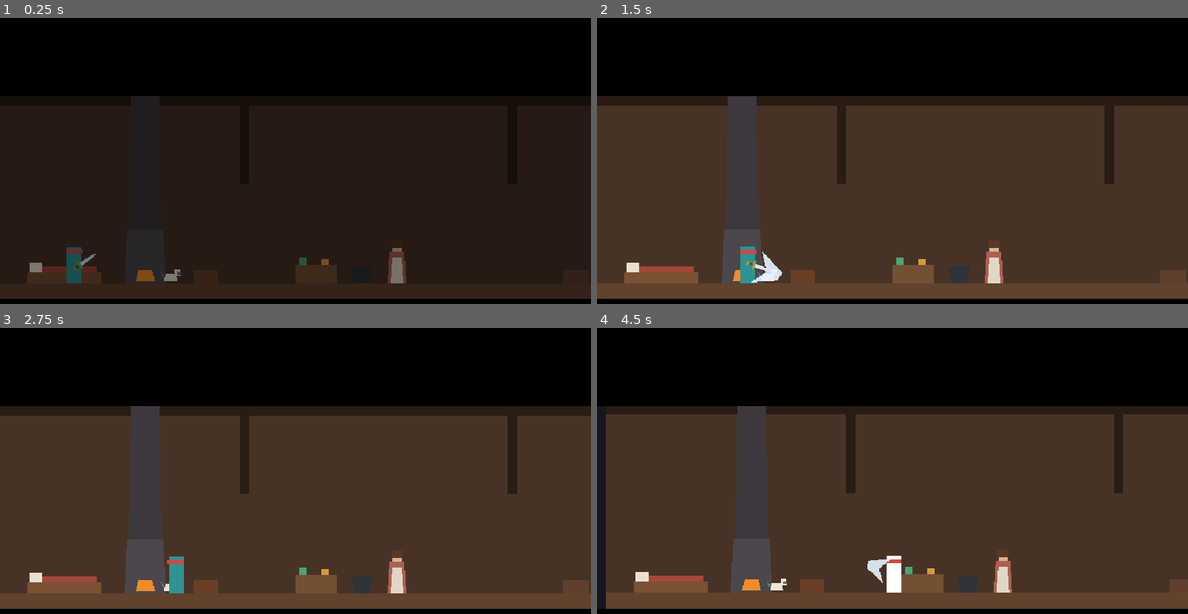
Above: before the commit, frames 1-4 (two rows, left to right).
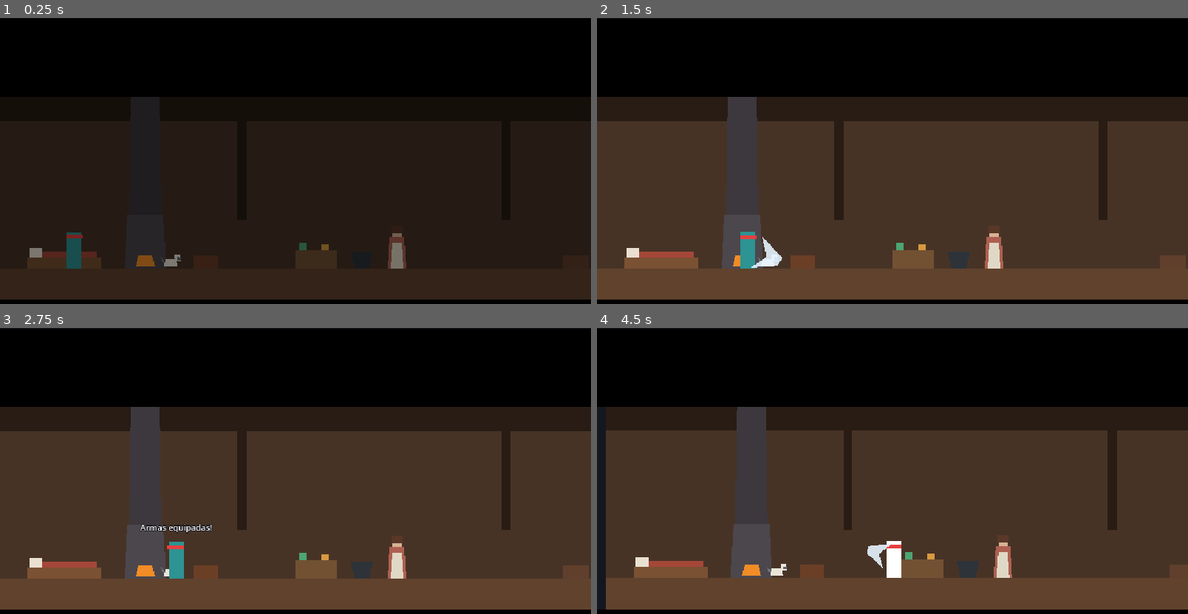
Above: after the commit, the same moments.

Repository: Theadrill/Godot-Roguelike-Prototype
Game: Godot game, scene res://src/world/hub/family_house.tscn
The game is run twice, just before and just after one commit, with the same random seed, the same clock (stepped at 60 frames per second) and the same inputs.
Inputs (mouse positions are in pixels of both pictures, inside the frame that each line leads up to):
- Up to frame 1 (0.25 s): no input
- Up to frame 2 (1.5 s): tap Enter (ui_accept) at 0.5 s; move the mouse to (1022, 166) at 0.52 s; hold D (move_right) from 0.53 s (still down); tap E at 0.6 s; click (1022, 166) at 0.67 s; tap Space (jump) at 0.77 s; move the mouse to (774, 201) at 1.27 s; click (774, 201) at 1.35 s
- Up to frame 3 (2.75 s): tap Space (jump) at 1.52 s; tap E at 1.55, 2.3 s; move the mouse to (354, 419) at 2.02 s; release D (move_right) at 2.03 s; hold A (move_left) from 2.03 s (still down); hold Right mouse button (defend) from 2.03 s (still down); click (354, 419) at 2.17 s
- Up to frame 4 (4.5 s): move the mouse to (862, 559) at 2.77 s; release A (move_left) at 2.78 s; release Right mouse button (defend) at 2.78 s; hold D (move_right) 2.78-4.28 s; tap Q (heal) at 2.85 s; click (862, 559) at 2.92 s; tap Space (jump) at 3.02, 3.77 s; tap E at 3.05, 3.8 s; move the mouse to (1069, 542) at 3.52 s; tap Keypad 2 (look_down) at 3.6 s; click (1069, 542) at 3.67 s; move the mouse to (715, 445) at 4.27 s; hold A (move_left) from 4.28 s (still down); tap Keypad 4 (look_left) at 4.35 s; click (715, 445) at 4.42 s

The runs differ from the first frame. In frame 1, 2.3% of the frame differs, in the area x 0-100%, y 27-99%; in frame 2, 14%; in frame 3, 14%; in frame 4, 14%, in the area x 0-100%, y 0-99%.

Commit message:
feat(hub): inicia desarmado na cabana e equipa armas ao interagir com o bau

Diff:
--- a/src/entities/player/player.gd
+++ b/src/entities/player/player.gd
@@ -107,6 +107,7 @@
 var _shield_instance: Node2D = null
 var is_shield_raised: bool = false
 var is_dead: bool = false
+var are_weapons_hidden: bool = false
 var _spawn_position: Vector2 = Vector2.ZERO
 
 func _ready() -> void:
@@ -181,6 +182,34 @@
 	_update_secondary_weapon_visual()
 	_update_shield_visual()
 
+## Oculta os visuais de armamento (personagem desarmado no refúgio)
+func hide_equipment_visuals() -> void:
+	are_weapons_hidden = true
+	if _main_weapon_instance and is_instance_valid(_main_weapon_instance):
+		_main_weapon_instance.visible = false
+	if _secondary_weapon_instance and is_instance_valid(_secondary_weapon_instance):
+		_secondary_weapon_instance.visible = false
+	if _shield_instance and is_instance_valid(_shield_instance):
+		_shield_instance.visible = false
+
+## Restaura e exibe os visuais de armamento ao se preparar no baú
+func show_equipment_visuals() -> void:
+	are_weapons_hidden = false
+	if _main_weapon_instance and is_instance_valid(_main_weapon_instance):
+		_main_weapon_instance.visible = true
+	else:
+		_update_main_weapon_visual()
+
+	if _secondary_weapon_instance and is_instance_valid(_secondary_weapon_instance):
+		_secondary_weapon_instance.visible = true
+	else:
+		_update_secondary_weapon_visual()
+
+	if _shield_instance and is_instance_valid(_shield_instance):
+		_shield_instance.visible = true
+	else:
+		_update_shield_visual()
+
 func _update_main_weapon_visual() -> void:
 	if _main_weapon_instance and is_instance_valid(_main_weapon_instance):
 		_main_weapon_instance.queue_free()
@@ -193,6 +222,7 @@
 			_main_weapon_instance.position = weapon.visual_offset
 			_main_weapon_instance.rotation_degrees = weapon.visual_rotation_degrees
 			_main_weapon_instance.z_index = 0
+			_main_weapon_instance.visible = not are_weapons_hidden
 
 func _update_secondary_weapon_visual() -> void:
 	if _secondary_weapon_instance and is_instance_valid(_secondary_weapon_instance):
@@ -206,6 +236,7 @@
 			_secondary_weapon_instance.position = secondary_weapon.back_offset
 			_secondary_weapon_instance.rotation_degrees = secondary_weapon.back_rotation_degrees
 			_secondary_weapon_instance.z_index = 0
+			_secondary_weapon_instance.visible = not are_weapons_hidden
 
 func _update_shield_visual() -> void:
 	if _shield_instance and is_instance_valid(_shield_instance):
@@ -220,6 +251,7 @@
 			_shield_instance.position = shield.visual_offset
 			_shield_instance.rotation_degrees = shield.visual_rotation_degrees
 			_shield_instance.z_index = 0
+			_shield_instance.visible = not are_weapons_hidden
 
 func set_slash_visual(is_active: bool, combo_step: int = 0, is_upward: bool = false, is_downward: bool = false) -> void:
 	if slash_effect:
--- a/src/world/hub/family_house.gd
+++ b/src/world/hub/family_house.gd
@@ -10,8 +10,12 @@
 @onready var pet_spots: Node2D = $PetSpots
 @onready var exit_portal_area: Area2D = $ExitPortalArea
 @onready var fade_rect: ColorRect = $FadeCanvas/FadeRect
+@onready var chest_area: Area2D = get_node_or_null("ChestArea") as Area2D
+@onready var rack_area: Area2D = get_node_or_null("RackArea") as Area2D
 
 var _is_transitioning: bool = false
+var _is_weapons_equipped: bool = false
+var _player_near_chest: bool = false
 
 func _ready() -> void:
 	# Fade-in suave do despertar
@@ -30,6 +34,8 @@
 		var hud: CanvasLayer = player.get_node_or_null("HUD") as CanvasLayer
 		if hud:
 			hud.visible = false
+		# Personagem acorda sem armas no refúgio familiar
+		player.hide_equipment_visuals()
 
 	# Configura câmera para os limites exatos da cabana (0 a 1100 px horizontais, 0 a 360 verticais)
 	if player:
@@ -42,6 +48,48 @@
 
 	if exit_portal_area:
 		exit_portal_area.body_entered.connect(_on_exit_portal_entered)
+
+	# Conecta interação nos baús e suportes de armas (clique ou botão de ação)
+	_setup_chest_interactions()
+
+func _setup_chest_interactions() -> void:
+	if chest_area:
+		chest_area.input_event.connect(_on_chest_input_event)
+		chest_area.body_entered.connect(_on_chest_body_entered)
+		chest_area.body_exited.connect(_on_chest_body_exited)
+	if rack_area:
+		rack_area.input_event.connect(_on_chest_input_event)
+		rack_area.body_entered.connect(_on_chest_body_entered)
+		rack_area.body_exited.connect(_on_chest_body_exited)
+
+func _on_chest_input_event(_viewport: Node, event: InputEvent, _shape_idx: int) -> void:
+	if event is InputEventMouseButton and event.pressed and event.button_index == MOUSE_BUTTON_LEFT:
+		_toggle_weapons()
+
+func _on_chest_body_entered(body: Node2D) -> void:
+	if body == player or (body and body.is_in_group("player")):
+		_player_near_chest = true
+
+func _on_chest_body_exited(body: Node2D) -> void:
+	if body == player or (body and body.is_in_group("player")):
+		_player_near_chest = false
+
+func _unhandled_input(event: InputEvent) -> void:
+	if _player_near_chest:
+		if event.is_action_pressed("interact") or (event is InputEventKey and event.pressed and event.keycode == KEY_E) or (event is InputEventJoypadButton and event.pressed and event.button_index == JOY_BUTTON_X):
+			get_viewport().set_input_as_handled()
+			_toggle_weapons()
+
+func _toggle_weapons() -> void:
+	if not player:
+		return
+	_is_weapons_equipped = not _is_weapons_equipped
+	if _is_weapons_equipped:
+		player.show_equipment_visuals()
+		player.show_bark("Armas equipadas!")
+	else:
+		player.hide_equipment_visuals()
+		player.show_bark("Armas guardadas.")
 
 ## Sorteia dois lugares aconchegantes distintos a cada despertar para a Dachshund e a Gatinha
 func _randomize_pet_positions() -> void:
--- a/src/world/hub/family_house.tscn
+++ b/src/world/hub/family_house.tscn
@@ -22,274 +22,299 @@
 [sub_resource type="RectangleShape2D" id="RectangleShape2D_exit"]
 size = Vector2(40, 80)
 
-[node name="FamilyHouse" type="Node2D"]
+[sub_resource type="RectangleShape2D" id="RectangleShape2D_chest"]
+size = Vector2(40, 32)
+
+[sub_resource type="RectangleShape2D" id="RectangleShape2D_rack"]
+size = Vector2(48, 48)
+
+[node name="FamilyHouse" type="Node2D" unique_id=1798535553]
+position = Vector2(0, -16)
 script = ExtResource("1_house")
 
-[node name="Environment" type="StaticBody2D" parent="."]
+[node name="Environment" type="StaticBody2D" parent="." unique_id=542139499]
 collision_mask = 0
 
-[node name="Ground_Col" type="CollisionShape2D" parent="Environment"]
+[node name="Ground_Col" type="CollisionShape2D" parent="Environment" unique_id=555697539]
 position = Vector2(550, 324)
 shape = SubResource("RectangleShape2D_ground")
 
-[node name="Ceiling_Col" type="CollisionShape2D" parent="Environment"]
+[node name="Ceiling_Col" type="CollisionShape2D" parent="Environment" unique_id=774861380]
 position = Vector2(430, 60)
 shape = SubResource("RectangleShape2D_ceiling")
 
-[node name="WallLeft_Col" type="CollisionShape2D" parent="Environment"]
+[node name="WallLeft_Col" type="CollisionShape2D" parent="Environment" unique_id=1157170510]
 position = Vector2(-15, 180)
 shape = SubResource("RectangleShape2D_wall_left")
 
-[node name="WallRight_Col" type="CollisionShape2D" parent="Environment"]
+[node name="WallRight_Col" type="CollisionShape2D" parent="Environment" unique_id=1281402109]
 position = Vector2(1115, 180)
 shape = SubResource("RectangleShape2D_wall_right")
 
-[node name="WallHouseEnd_Col" type="CollisionShape2D" parent="Environment"]
+[node name="WallHouseEnd_Col" type="CollisionShape2D" parent="Environment" unique_id=1225849930]
 position = Vector2(860, 140)
 shape = SubResource("RectangleShape2D_wall_house_end")
 
-[node name="Background_House" type="Polygon2D" parent="."]
-color = Color(0.28, 0.20, 0.15, 1)
+[node name="Background_House" type="Polygon2D" parent="." unique_id=1721112863]
+color = Color(0.28, 0.2, 0.15, 1)
 polygon = PackedVector2Array(0, 85, 850, 85, 850, 288, 0, 288)
 
-[node name="Background_Yard" type="Polygon2D" parent="."]
-color = Color(0.07, 0.10, 0.11, 1)
+[node name="Background_Yard" type="Polygon2D" parent="." unique_id=42726251]
+color = Color(0.07, 0.1, 0.11, 1)
 polygon = PackedVector2Array(850, 80, 1100, 80, 1100, 288, 850, 288)
 
-[node name="Beams_Visual" type="Polygon2D" parent="."]
+[node name="Beams_Visual" type="Polygon2D" parent="." unique_id=2117529579]
+position = Vector2(0, 7)
+scale = Vector2(0.9878008, 1.2685574)
 color = Color(0.16, 0.11, 0.08, 1)
 polygon = PackedVector2Array(0, 60, 860, 60, 860, 95, 850, 180, 840, 180, 840, 95, 560, 95, 560, 180, 550, 180, 550, 95, 270, 95, 270, 180, 260, 180, 260, 95, 0, 95)
 
-[node name="Floor_Visual_House" type="Polygon2D" parent="."]
+[node name="Floor_Visual_House" type="Polygon2D" parent="." unique_id=1509788789]
 color = Color(0.38, 0.26, 0.18, 1)
 polygon = PackedVector2Array(0, 288, 850, 288, 850, 360, 0, 360)
 
-[node name="Floor_Visual_Yard" type="Polygon2D" parent="."]
-color = Color(0.18, 0.20, 0.18, 1)
+[node name="Floor_Visual_Yard" type="Polygon2D" parent="." unique_id=1731514101]
+color = Color(0.18, 0.2, 0.18, 1)
 polygon = PackedVector2Array(850, 288, 1100, 288, 1100, 360, 850, 360)
 
-[node name="Props" type="Node2D" parent="."]
-
-[node name="Bed_Wood" type="Polygon2D" parent="Props"]
-color = Color(0.48, 0.32, 0.20, 1)
+[node name="Props" type="Node2D" parent="." unique_id=1091402892]
+
+[node name="Bed_Wood" type="Polygon2D" parent="Props" unique_id=145196593]
+color = Color(0.48, 0.32, 0.2, 1)
 polygon = PackedVector2Array(30, 276, 110, 276, 110, 288, 30, 288)
 
-[node name="Bed_Blanket" type="Polygon2D" parent="Props"]
+[node name="Bed_Blanket" type="Polygon2D" parent="Props" unique_id=551411287]
 color = Color(0.65, 0.28, 0.22, 1)
 polygon = PackedVector2Array(40, 270, 105, 270, 105, 276, 40, 276)
 
-[node name="Bed_Pillow" type="Polygon2D" parent="Props"]
+[node name="Bed_Pillow" type="Polygon2D" parent="Props" unique_id=1959038899]
 color = Color(0.92, 0.88, 0.82, 1)
 polygon = PackedVector2Array(32, 266, 46, 266, 46, 276, 32, 276)
 
-[node name="Hearth_Chimney" type="Polygon2D" parent="Props"]
+[node name="Hearth_Chimney" type="Polygon2D" parent="Props" unique_id=1114540675]
 color = Color(0.24, 0.22, 0.24, 1)
 polygon = PackedVector2Array(142, 85, 173, 85, 175, 240, 140, 240)
 
-[node name="Hearth_Stone" type="Polygon2D" parent="Props"]
-color = Color(0.30, 0.28, 0.30, 1)
+[node name="Hearth_Stone" type="Polygon2D" parent="Props" unique_id=1153748271]
+color = Color(0.3, 0.28, 0.3, 1)
 polygon = PackedVector2Array(138, 230, 177, 230, 180, 288, 135, 288)
 
-[node name="Hearth_Fire" type="Polygon2D" parent="Props"]
+[node name="Hearth_Fire" type="Polygon2D" parent="Props" unique_id=147652422]
 color = Color(0.95, 0.55, 0.15, 1)
 polygon = PackedVector2Array(150, 274, 165, 274, 168, 286, 147, 286)
 
-[node name="Chest_Skins" type="Polygon2D" parent="Props"]
+[node name="Chest_Skins" type="Polygon2D" parent="Props" unique_id=526108299]
 color = Color(0.42, 0.25, 0.15, 1)
 polygon = PackedVector2Array(210, 274, 236, 274, 236, 288, 210, 288)
 
-[node name="Chest_IronBands" type="Polygon2D" parent="Props"]
-color = Color(0.20, 0.22, 0.25, 1)
+[node name="Chest_IronBands" type="Polygon2D" parent="Props" unique_id=1028341861]
+color = Color(0.2, 0.22, 0.25, 1)
 polygon = PackedVector2Array(214, 274, 216, 274, 216, 288, 214, 288, 230, 274, 232, 274, 232, 288, 230, 288)
 
-[node name="Herbs_Table" type="Polygon2D" parent="Props"]
-color = Color(0.45, 0.32, 0.20, 1)
+[node name="Herbs_Table" type="Polygon2D" parent="Props" unique_id=1334859480]
+color = Color(0.45, 0.32, 0.2, 1)
 polygon = PackedVector2Array(320, 268, 365, 268, 365, 288, 320, 288)
 
-[node name="Herbs_Jars" type="Polygon2D" parent="Props"]
-color = Color(0.30, 0.65, 0.45, 1)
+[node name="Herbs_Jars" type="Polygon2D" parent="Props" unique_id=267980754]
+color = Color(0.3, 0.65, 0.45, 1)
 polygon = PackedVector2Array(324, 260, 332, 260, 332, 268, 324, 268)
 
-[node name="Herbs_Jars2" type="Polygon2D" parent="Props"]
-color = Color(0.85, 0.60, 0.25, 1)
+[node name="Herbs_Jars2" type="Polygon2D" parent="Props" unique_id=1733555587]
+color = Color(0.85, 0.6, 0.25, 1)
 polygon = PackedVector2Array(348, 262, 356, 262, 356, 268, 348, 268)
 
-[node name="Mother_Cauldron" type="Polygon2D" parent="Props"]
-color = Color(0.18, 0.20, 0.22, 1)
+[node name="Mother_Cauldron" type="Polygon2D" parent="Props" unique_id=1231470747]
+color = Color(0.18, 0.2, 0.22, 1)
 polygon = PackedVector2Array(380, 270, 404, 270, 400, 288, 384, 288)
 
-[node name="Mother_Placeholder" type="Node2D" parent="Props"]
+[node name="Mother_Placeholder" type="Node2D" parent="Props" unique_id=1771846736]
 position = Vector2(430, 288)
 
-[node name="Body" type="Polygon2D" parent="Props/Mother_Placeholder"]
+[node name="Body" type="Polygon2D" parent="Props/Mother_Placeholder" unique_id=2081364084]
 color = Color(0.68, 0.38, 0.32, 1)
 polygon = PackedVector2Array(-8, -34, 8, -34, 10, 0, -10, 0)
 
-[node name="Apron" type="Polygon2D" parent="Props/Mother_Placeholder"]
+[node name="Apron" type="Polygon2D" parent="Props/Mother_Placeholder" unique_id=1703183051]
 color = Color(0.88, 0.85, 0.78, 1)
 polygon = PackedVector2Array(-5, -28, 5, -28, 7, 0, -7, 0)
 
-[node name="Head" type="Polygon2D" parent="Props/Mother_Placeholder"]
-color = Color(0.85, 0.70, 0.58, 1)
+[node name="Head" type="Polygon2D" parent="Props/Mother_Placeholder" unique_id=1470560025]
+color = Color(0.85, 0.7, 0.58, 1)
 polygon = PackedVector2Array(-5, -44, 5, -44, 5, -34, -5, -34)
 
-[node name="Hair" type="Polygon2D" parent="Props/Mother_Placeholder"]
+[node name="Hair" type="Polygon2D" parent="Props/Mother_Placeholder" unique_id=279838422]
 color = Color(0.35, 0.22, 0.16, 1)
 polygon = PackedVector2Array(-6, -46, 6, -46, 6, -38, -6, -38)
 
-[node name="Woodpile" type="Polygon2D" parent="Props"]
+[node name="Woodpile" type="Polygon2D" parent="Props" unique_id=68860340]
 color = Color(0.38, 0.25, 0.18, 1)
 polygon = PackedVector2Array(610, 274, 638, 274, 638, 288, 610, 288)
 
-[node name="Anvil_Base" type="Polygon2D" parent="Props"]
+[node name="Anvil_Base" type="Polygon2D" parent="Props" unique_id=1470754799]
 color = Color(0.35, 0.25, 0.18, 1)
 polygon = PackedVector2Array(692, 272, 712, 272, 715, 288, 689, 288)
 
-[node name="Anvil_Iron" type="Polygon2D" parent="Props"]
+[node name="Anvil_Iron" type="Polygon2D" parent="Props" unique_id=1741357629]
 color = Color(0.25, 0.28, 0.32, 1)
 polygon = PackedVector2Array(686, 262, 720, 262, 712, 272, 690, 272)
 
-[node name="Brother_Placeholder" type="Node2D" parent="Props"]
+[node name="Brother_Placeholder" type="Node2D" parent="Props" unique_id=889332580]
 position = Vector2(745, 288)
 
-[node name="Body" type="Polygon2D" parent="Props/Brother_Placeholder"]
+[node name="Body" type="Polygon2D" parent="Props/Brother_Placeholder" unique_id=1423323571]
 color = Color(0.32, 0.42, 0.52, 1)
 polygon = PackedVector2Array(-8, -34, 8, -34, 9, 0, -9, 0)
 
-[node name="Apron" type="Polygon2D" parent="Props/Brother_Placeholder"]
-color = Color(0.42, 0.30, 0.20, 1)
+[node name="Apron" type="Polygon2D" parent="Props/Brother_Placeholder" unique_id=1364507712]
+color = Color(0.42, 0.3, 0.2, 1)
 polygon = PackedVector2Array(-6, -26, 6, -26, 7, 0, -7, 0)
 
-[node name="Head" type="Polygon2D" parent="Props/Brother_Placeholder"]
-color = Color(0.85, 0.70, 0.58, 1)
+[node name="Head" type="Polygon2D" parent="Props/Brother_Placeholder" unique_id=22532264]
+color = Color(0.85, 0.7, 0.58, 1)
 polygon = PackedVector2Array(-5, -44, 5, -44, 5, -34, -5, -34)
 
-[node name="Hair" type="Polygon2D" parent="Props/Brother_Placeholder"]
-color = Color(0.50, 0.32, 0.20, 1)
+[node name="Hair" type="Polygon2D" parent="Props/Brother_Placeholder" unique_id=278006561]
+color = Color(0.5, 0.32, 0.2, 1)
 polygon = PackedVector2Array(-6, -46, 6, -46, 6, -38, -6, -38)
 
-[node name="Weapon_Rack" type="Polygon2D" parent="Props"]
-color = Color(0.40, 0.28, 0.18, 1)
+[node name="Weapon_Rack" type="Polygon2D" parent="Props" unique_id=473835769]
+color = Color(0.4, 0.28, 0.18, 1)
 polygon = PackedVector2Array(790, 252, 824, 252, 824, 288, 790, 288)
 
-[node name="Rack_Sword_Silhouette" type="Polygon2D" parent="Props"]
-color = Color(0.65, 0.70, 0.75, 1)
+[node name="Rack_Sword_Silhouette" type="Polygon2D" parent="Props" unique_id=1803944265]
+color = Color(0.65, 0.7, 0.75, 1)
 polygon = PackedVector2Array(798, 256, 801, 256, 801, 284, 798, 284)
 
-[node name="Rack_Shield_Silhouette" type="Polygon2D" parent="Props"]
+[node name="Rack_Shield_Silhouette" type="Polygon2D" parent="Props" unique_id=1030777737]
 color = Color(0.55, 0.48, 0.35, 1)
 polygon = PackedVector2Array(808, 260, 818, 260, 818, 274, 808, 274)
 
-[node name="Death_Arch_LeftPillar" type="Polygon2D" parent="Props"]
+[node name="Death_Arch_LeftPillar" type="Polygon2D" parent="Props" unique_id=1273472510]
 color = Color(0.24, 0.26, 0.25, 1)
 polygon = PackedVector2Array(970, 180, 990, 180, 990, 288, 970, 288)
 
-[node name="Death_Arch_RightPillar" type="Polygon2D" parent="Props"]
+[node name="Death_Arch_RightPillar" type="Polygon2D" parent="Props" unique_id=557369057]
 color = Color(0.24, 0.26, 0.25, 1)
 polygon = PackedVector2Array(1050, 180, 1070, 180, 1070, 288, 1050, 288)
 
-[node name="Death_Arch_Top" type="Polygon2D" parent="Props"]
-color = Color(0.20, 0.22, 0.21, 1)
+[node name="Death_Arch_Top" type="Polygon2D" parent="Props" unique_id=138177590]
+color = Color(0.2, 0.22, 0.21, 1)
 polygon = PackedVector2Array(960, 160, 1080, 160, 1070, 180, 970, 180)
 
-[node name="Death_Mist_Glow" type="Polygon2D" parent="Props"]
+[node name="Death_Mist_Glow" type="Polygon2D" parent="Props" unique_id=504445813]
 color = Color(0.18, 0.32, 0.26, 0.55)
 polygon = PackedVector2Array(985, 180, 1055, 180, 1065, 288, 975, 288)
 
-[node name="Death_Specter_Placeholder" type="Node2D" parent="Props"]
+[node name="Death_Specter_Placeholder" type="Node2D" parent="Props" unique_id=619751921]
 position = Vector2(1020, 235)
 
-[node name="Shroud" type="Polygon2D" parent="Props/Death_Specter_Placeholder"]
-color = Color(0.85, 0.92, 0.88, 0.70)
+[node name="Shroud" type="Polygon2D" parent="Props/Death_Specter_Placeholder" unique_id=1632197100]
+color = Color(0.85, 0.92, 0.88, 0.7)
 polygon = PackedVector2Array(-10, -20, 10, -20, 14, 25, 0, 35, -14, 25)
 
-[node name="Skull" type="Polygon2D" parent="Props/Death_Specter_Placeholder"]
-color = Color(0.92, 0.95, 0.92, 0.90)
+[node name="Skull" type="Polygon2D" parent="Props/Death_Specter_Placeholder" unique_id=806036170]
+color = Color(0.92, 0.95, 0.92, 0.9)
 polygon = PackedVector2Array(-5, -30, 5, -30, 6, -20, -6, -20)
 
-[node name="Eyes" type="Polygon2D" parent="Props/Death_Specter_Placeholder"]
+[node name="Eyes" type="Polygon2D" parent="Props/Death_Specter_Placeholder" unique_id=1369165399]
 color = Color(0.42, 0.74, 0.62, 1)
 polygon = PackedVector2Array(-3, -26, -1, -26, -1, -24, -3, -24, 1, -26, 3, -26, 3, -24, 1, -24)
 
-[node name="PetSpots" type="Node2D" parent="."]
-
-[node name="SpotHearth" type="Marker2D" parent="PetSpots"]
+[node name="PetSpots" type="Node2D" parent="." unique_id=389682967]
+
+[node name="SpotHearth" type="Marker2D" parent="PetSpots" unique_id=1339871188]
 position = Vector2(185, 288)
 
-[node name="SpotTable" type="Marker2D" parent="PetSpots"]
+[node name="SpotTable" type="Marker2D" parent="PetSpots" unique_id=1526980156]
 position = Vector2(340, 288)
 
-[node name="SpotWoodpile" type="Marker2D" parent="PetSpots"]
+[node name="SpotWoodpile" type="Marker2D" parent="PetSpots" unique_id=1854831618]
 position = Vector2(595, 288)
 
-[node name="SpotRack" type="Marker2D" parent="PetSpots"]
+[node name="SpotRack" type="Marker2D" parent="PetSpots" unique_id=915577099]
 position = Vector2(835, 288)
 
-[node name="Pets" type="Node2D" parent="."]
-
-[node name="DogDachshund" type="Node2D" parent="Pets"]
+[node name="Pets" type="Node2D" parent="." unique_id=72458175]
+
+[node name="DogDachshund" type="Node2D" parent="Pets" unique_id=726040519]
 position = Vector2(185, 288)
 
-[node name="Body" type="Polygon2D" parent="Pets/DogDachshund"]
-color = Color(0.70, 0.38, 0.20, 1)
+[node name="Body" type="Polygon2D" parent="Pets/DogDachshund" unique_id=321722656]
+color = Color(0.7, 0.38, 0.2, 1)
 polygon = PackedVector2Array(-10, -8, 10, -8, 10, -2, -10, -2)
 
-[node name="Paws" type="Polygon2D" parent="Pets/DogDachshund"]
+[node name="Paws" type="Polygon2D" parent="Pets/DogDachshund" unique_id=1529519943]
 color = Color(0.55, 0.28, 0.15, 1)
 polygon = PackedVector2Array(-8, -2, -6, -2, -6, 0, -8, 0, 6, -2, 8, -2, 8, 0, 6, 0)
 
-[node name="Head" type="Polygon2D" parent="Pets/DogDachshund"]
-color = Color(0.70, 0.38, 0.20, 1)
+[node name="Head" type="Polygon2D" parent="Pets/DogDachshund" unique_id=282844490]
+color = Color(0.7, 0.38, 0.2, 1)
 polygon = PackedVector2Array(9, -12, 16, -9, 16, -4, 9, -4)
 
-[node name="Ear" type="Polygon2D" parent="Pets/DogDachshund"]
+[node name="Ear" type="Polygon2D" parent="Pets/DogDachshund" unique_id=1626939072]
 color = Color(0.48, 0.24, 0.12, 1)
 polygon = PackedVector2Array(9, -11, 12, -11, 11, -3, 9, -5)
 
-[node name="Tail" type="Polygon2D" parent="Pets/DogDachshund"]
-color = Color(0.70, 0.38, 0.20, 1)
+[node name="Tail" type="Polygon2D" parent="Pets/DogDachshund" unique_id=1483004156]
+color = Color(0.7, 0.38, 0.2, 1)
 polygon = PackedVector2Array(-10, -7, -14, -10, -13, -7, -10, -5)
 
-[node name="CatSiamese" type="Node2D" parent="Pets"]
+[node name="CatSiamese" type="Node2D" parent="Pets" unique_id=1433953204]
 position = Vector2(340, 288)
 
-[node name="Body" type="Polygon2D" parent="Pets/CatSiamese"]
-color = Color(0.92, 0.90, 0.85, 1)
+[node name="Body" type="Polygon2D" parent="Pets/CatSiamese" unique_id=1647375905]
+color = Color(0.92, 0.9, 0.85, 1)
 polygon = PackedVector2Array(-6, -10, 6, -10, 7, -2, -7, -2)
 
-[node name="Paws" type="Polygon2D" parent="Pets/CatSiamese"]
+[node name="Paws" type="Polygon2D" parent="Pets/CatSiamese" unique_id=1512633005]
 color = Color(0.45, 0.45, 0.48, 1)
 polygon = PackedVector2Array(-5, -2, -3, -2, -3, 0, -5, 0, 3, -2, 5, -2, 5, 0, 3, 0)
 
-[node name="Head" type="Polygon2D" parent="Pets/CatSiamese"]
-color = Color(0.92, 0.90, 0.85, 1)
+[node name="Head" type="Polygon2D" parent="Pets/CatSiamese" unique_id=299250991]
+color = Color(0.92, 0.9, 0.85, 1)
 polygon = PackedVector2Array(4, -15, 10, -15, 11, -8, 5, -8)
 
-[node name="FaceMask" type="Polygon2D" parent="Pets/CatSiamese"]
-color = Color(0.40, 0.40, 0.45, 1)
+[node name="FaceMask" type="Polygon2D" parent="Pets/CatSiamese" unique_id=1461857696]
+color = Color(0.4, 0.4, 0.45, 1)
 polygon = PackedVector2Array(7, -13, 11, -12, 11, -9, 7, -9)
 
-[node name="Ears" type="Polygon2D" parent="Pets/CatSiamese"]
-color = Color(0.40, 0.40, 0.45, 1)
+[node name="Ears" type="Polygon2D" parent="Pets/CatSiamese" unique_id=545951066]
+color = Color(0.4, 0.4, 0.45, 1)
 polygon = PackedVector2Array(5, -17, 7, -15, 5, -15, 8, -17, 10, -15, 8, -15)
 
-[node name="Tail" type="Polygon2D" parent="Pets/CatSiamese"]
+[node name="Tail" type="Polygon2D" parent="Pets/CatSiamese" unique_id=1599018127]
 color = Color(0.45, 0.45, 0.48, 1)
 polygon = PackedVector2Array(-6, -8, -11, -12, -9, -7, -6, -6)
 
-[node name="ExitPortalArea" type="Area2D" parent="."]
+[node name="ChestArea" type="Area2D" parent="." unique_id=739182910]
+position = Vector2(223, 278)
+collision_layer = 1
+collision_mask = 2
+
+[node name="CollisionShape2D" type="CollisionShape2D" parent="ChestArea" unique_id=1849182041]
+shape = SubResource("RectangleShape2D_chest")
+
+[node name="RackArea" type="Area2D" parent="." unique_id=384729102]
+position = Vector2(807, 268)
+collision_layer = 1
+collision_mask = 2
+
+[node name="CollisionShape2D" type="CollisionShape2D" parent="RackArea" unique_id=948291840]
+shape = SubResource("RectangleShape2D_rack")
+
+[node name="ExitPortalArea" type="Area2D" parent="." unique_id=438728389]
 position = Vector2(1020, 248)
 collision_layer = 0
 collision_mask = 2
 
-[node name="CollisionShape2D" type="CollisionShape2D" parent="ExitPortalArea"]
+[node name="CollisionShape2D" type="CollisionShape2D" parent="ExitPortalArea" unique_id=1193208525]
 shape = SubResource("RectangleShape2D_exit")
 
-[node name="Player" parent="." instance=ExtResource("2_player")]
+[node name="Player" parent="." unique_id=154546396 instance=ExtResource("2_player")]
 position = Vector2(80, 288)
 
-[node name="Camera2D" type="Camera2D" parent="Player"]
-position = Vector2(0, -20)
+[node name="Camera2D" type="Camera2D" parent="Player" unique_id=276118842]
+position = Vector2(0, 8)
 limit_left = 0
 limit_top = 0
 limit_right = 1100
@@ -302,30 +327,33 @@
 drag_right_margin = 0.1
 script = ExtResource("3_camera")
 
-[node name="CinematicBars" type="CanvasLayer" parent="."]
+[node name="CinematicBars" type="CanvasLayer" parent="." unique_id=537017744]
 layer = 95
 
-[node name="TopBar" type="ColorRect" parent="CinematicBars"]
+[node name="TopBar" type="ColorRect" parent="CinematicBars" unique_id=1083240852]
 anchors_preset = 10
 anchor_right = 1.0
-offset_bottom = 85.0
+offset_top = 1.0
+offset_bottom = 86.0
 grow_horizontal = 2
 color = Color(0, 0, 0, 1)
 
-[node name="BottomBar" type="ColorRect" parent="CinematicBars"]
+[node name="BottomBar" type="ColorRect" parent="CinematicBars" unique_id=2035115153]
 anchors_preset = 12
 anchor_top = 1.0
 anchor_right = 1.0
 anchor_bottom = 1.0
-offset_top = -55.0
+offset_top = -54.0
+offset_bottom = 1.0
 grow_horizontal = 2
 grow_vertical = 0
 color = Color(0, 0, 0, 1)
 
-[node name="FadeCanvas" type="CanvasLayer" parent="."]
+[node name="FadeCanvas" type="CanvasLayer" parent="." unique_id=2041753992]
 layer = 105
 
-[node name="FadeRect" type="ColorRect" parent="FadeCanvas"]
+[node name="FadeRect" type="ColorRect" parent="FadeCanvas" unique_id=682275419]
+visible = false
 anchors_preset = 15
 anchor_right = 1.0
 anchor_bottom = 1.0
Not shown: 1 places in src/world/hub/family_house.tscn that only renumber resources
